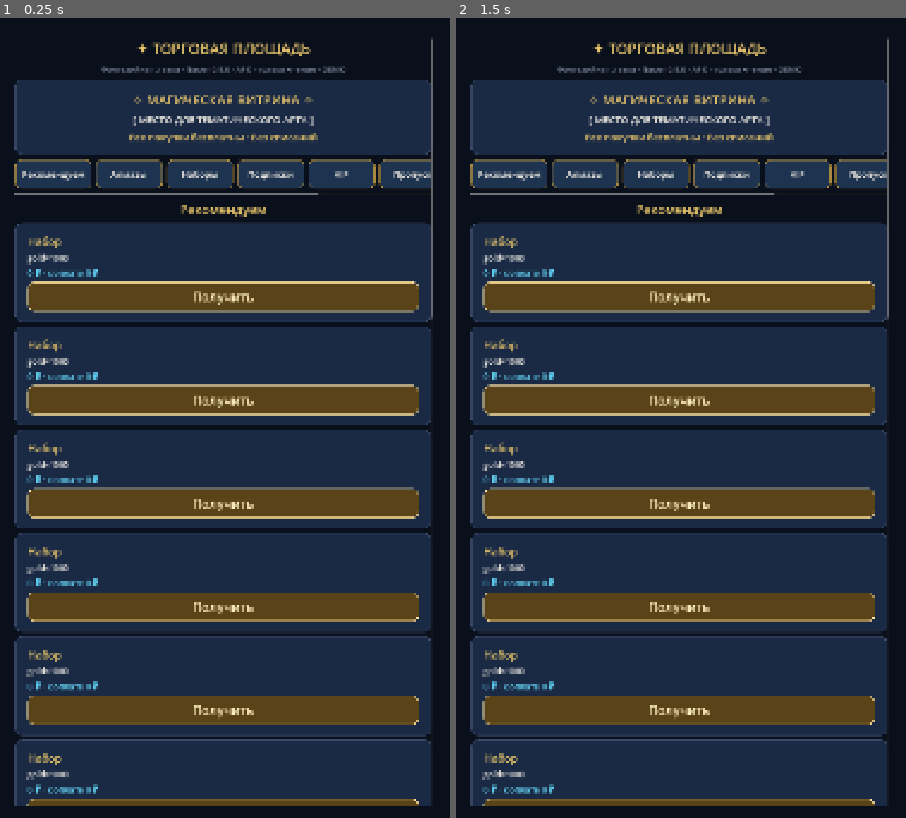
Above: before the commit, frames 1-2 (left to right).
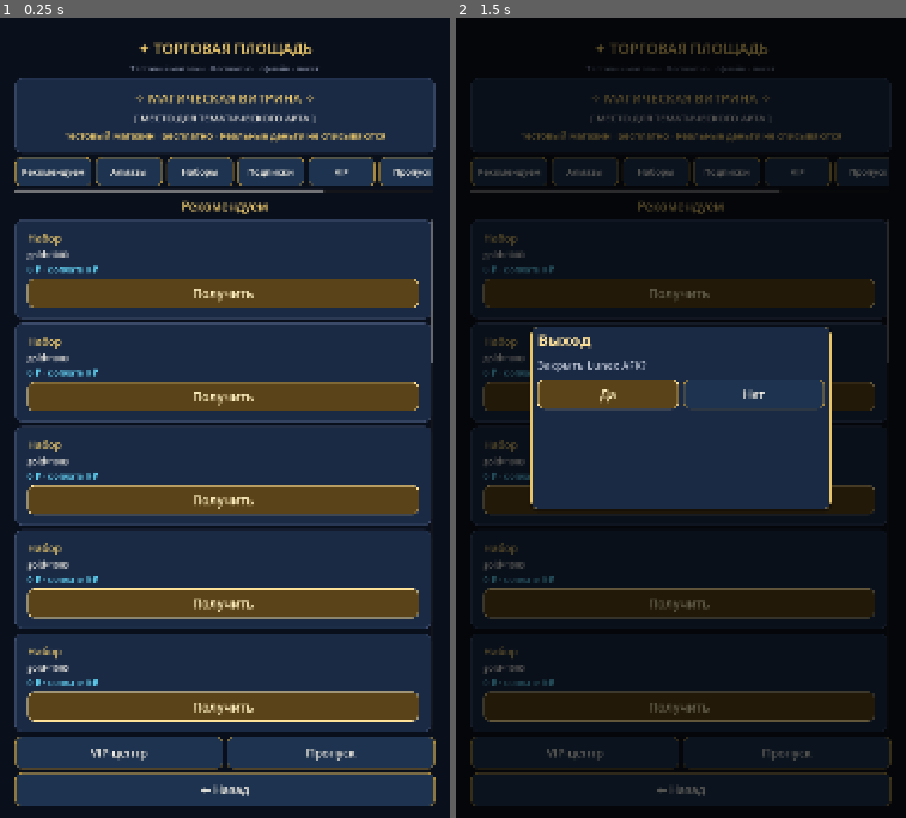
Above: after the commit, the same moments.

Repository: maillunex-lang/number5
Game: Godot game, scene res://scenes/features/shop.tscn
The game is run twice, just before and just after one commit, with the same random seed, the same clock (stepped at 60 frames per second) and the same inputs. This scene is started directly instead of the project's main scene.
Inputs (mouse positions are in pixels of both pictures, inside the frame that each line leads up to):
- Up to frame 1 (0.25 s): no input
- Up to frame 2 (1.5 s): click (681, 786) at 0.5 s, where only the run after the commit has a clickable "← Назад"; click "Рекомендуем" at 1.25 s

The runs differ from the first frame. In frame 1, 18% of the frame differs, in the area x 3-97%, y 2-99%; in frame 2, 68%.

Commit message:
Fix shop scroll and clarify VIRTUAL_FREE purchase copy
Move offer list into its own ScrollContainer so nested tabs no longer
steal vertical gestures; ShopOfferCard uses mouse_filter PASS. Replace
misleading demo wording with VIRTUAL_FREE / server vs local grant copy.

Co-authored-by: maillunex-lang <maillunex-lang@users.noreply.github.com>

Diff:
--- a/scenes/features/shop.gd
+++ b/scenes/features/shop.gd
@@ -1,21 +1,22 @@
 extends Control
-## HUB-06: chrome/banner в .tscn; ListHost — ShopOfferCard; buy API без изменений.
+## HUB-06: VIRTUAL_FREE магазин. Список в Scroll; chrome вне Scroll (скролл не едят вкладки).
 
 var _payload: Dictionary = {}
 var _busy: bool = false
 var _offers: Array = []
 var _nav_bound: bool = false
+var _online_catalog: bool = false
 
 const CATEGORIES: Array[String] = ["Рекомендуем", "Алмазы", "Наборы", "Подписки", "VIP", "Пропуск", "Косметика", "История"]
 var _selected_category: String = "Рекомендуем"
 
-@onready var _title: Label = $Safe/Scroll/VBox/Title
-@onready var _subtitle: Label = $Safe/Scroll/VBox/Subtitle
-@onready var _tabs: HBoxContainer = $Safe/Scroll/VBox/TabsScroll/TabsHost
-@onready var _category: Label = $Safe/Scroll/VBox/CategoryLabel
-@onready var _list: VBoxContainer = $Safe/Scroll/VBox/ListHost
-@onready var _links: HBoxContainer = $Safe/Scroll/VBox/LinksHost
-@onready var _back: Button = $Safe/Scroll/VBox/BackBtn
+@onready var _title: Label = $Safe/Col/Header/Title
+@onready var _subtitle: Label = $Safe/Col/Header/Subtitle
+@onready var _tabs: HBoxContainer = $Safe/Col/Header/TabsScroll/TabsHost
+@onready var _category: Label = $Safe/Col/Header/CategoryLabel
+@onready var _list: VBoxContainer = $Safe/Col/Scroll/ListHost
+@onready var _links: HBoxContainer = $Safe/Col/Footer/LinksHost
+@onready var _back: Button = $Safe/Col/Footer/BackBtn
 
 func setup(payload: Dictionary = {}) -> void:
 	_payload = payload
@@ -32,6 +33,7 @@
 			var remote: Array = data.get("offers", []) as Array
 			if not remote.is_empty():
 				_offers = remote
+				_online_catalog = true
 	_rebuild()
 
 func _bind_nav() -> void:
@@ -63,10 +65,16 @@
 		return "Алмазы"
 	return "Наборы"
 
+func _mode_label() -> String:
+	if ApiClient.online and _online_catalog:
+		return "ONLINE · VIRTUAL_FREE"
+	if ApiClient.online:
+		return "ONLINE · каталог из пакета"
+	return "офлайн · пакет"
+
 func _rebuild() -> void:
-	var mode := "ONLINE" if ApiClient.online else "DEMO"
 	_title.text = "✦ ТОРГОВАЯ ПЛОЩАДЬ"
-	_subtitle.text = "Фэнтезийная лавка · %s · %s" % [ContentPackageLoader.package_label(), mode]
+	_subtitle.text = "Тестовый магазин · Бесплатно · %s" % _mode_label()
 	_category.text = _selected_category
 
 	for child in _tabs.get_children():
@@ -91,6 +99,7 @@
 		hist.add_theme_font_size_override("font_size", 23)
 		hist.autowrap_mode = TextServer.AUTOWRAP_WORD_SMART
 		hist.size_flags_horizontal = Control.SIZE_EXPAND_FILL
+		hist.mouse_filter = Control.MOUSE_FILTER_IGNORE
 		_list.add_child(hist)
 	else:
 		var shown := 0
@@ -107,6 +116,7 @@
 			empty.text = "В этой категории пока нет предложений."
 			empty.add_theme_font_size_override("font_size", 23)
 			empty.autowrap_mode = TextServer.AUTOWRAP_WORD_SMART
+			empty.mouse_filter = Control.MOUSE_FILTER_IGNORE
 			_list.add_child(empty)
 
 func _add_offer(offer: Dictionary) -> void:
@@ -115,8 +125,9 @@
 	var grants: Array = offer.get("grants", []) as Array
 	var card: ShopOfferCard = (load("res://scenes/ui/components/shop_offer_card.tscn") as PackedScene).instantiate()
 	card.size_flags_horizontal = Control.SIZE_EXPAND_FILL
+	card.mouse_filter = Control.MOUSE_FILTER_PASS
 	card.set_offer(offer)
-	var disclaimer: String = str(ContentPackageLoader.economy.get("disclaimer", "Тестовый магазин · Без списаний"))
+	var disclaimer: String = str(ContentPackageLoader.economy.get("disclaimer", "Тестовый магазин · Бесплатно · Реальные деньги не списываются"))
 	card.buy_pressed.connect(func(_sku: String) -> void:
 		_buy(sku, title, disclaimer, grants)
 	)
@@ -126,8 +137,8 @@
 	if _busy:
 		return
 	ModalManager.push_confirm(
-		"Тестовая выдача",
-		"%s\n\n%s\nSKU: %s\nРеальные платежи отключены." % [title, disclaimer, sku],
+		"Бесплатная выдача",
+		"%s\n\n%s\nSKU: %s\nРеальные платежи отключены (VIRTUAL_FREE)." % [title, disclaimer, sku],
 		func(): _confirm_buy(sku, title, grants)
 	)
 
@@ -146,14 +157,14 @@
 					if typeof(g) == TYPE_DICTIONARY:
 						lines.append("%s ×%s" % [str(g.get("resource_id", "")), str(g.get("amount", 0))])
 				await ApiClient.sync_wallet()
-				ModalManager.push_rewards("Получено (ONLINE)", lines)
+				ModalManager.push_rewards("Получено (сервер)", lines)
 				_busy = false
 				return
-		NotificationManager.warn("Магазин online недоступен · демо")
-	var lines2: Array = ["Источник: virtual_free DEMO", "SKU %s" % sku]
+		NotificationManager.warn("Сервер магазина не ответил · локальная выдача")
+	var lines2: Array = ["Источник: локальный VIRTUAL_FREE", "SKU %s" % sku]
 	for g in grants:
 		lines2.append("%s ×%s" % [str(g.get("resource_id", "")), str(g.get("amount", 0))])
 	if lines2.size() == 2:
 		lines2.append(title)
-	ModalManager.push_rewards("Получено бесплатно (тест)", lines2)
+	ModalManager.push_rewards("Получено бесплатно", lines2)
 	_busy = false
--- a/scenes/features/shop.tscn
+++ b/scenes/features/shop.tscn
@@ -27,18 +27,16 @@
 theme_override_constants/margin_right = 36
 theme_override_constants/margin_bottom = 28
 
-[node name="Scroll" type="ScrollContainer" parent="Safe"]
+[node name="Col" type="VBoxContainer" parent="Safe"]
 layout_mode = 2
 size_flags_vertical = 3
-horizontal_scroll_mode = 0
-size_flags_horizontal = 3
-
-[node name="VBox" type="VBoxContainer" parent="Safe/Scroll"]
-layout_mode = 2
-size_flags_horizontal = 3
 theme_override_constants/separation = 12
 
-[node name="Title" type="Label" parent="Safe/Scroll/VBox"]
+[node name="Header" type="VBoxContainer" parent="Safe/Col"]
+layout_mode = 2
+theme_override_constants/separation = 10
+
+[node name="Title" type="Label" parent="Safe/Col/Header"]
 layout_mode = 2
 theme_override_colors/font_color = Color(0.909804, 0.772549, 0.415686, 1)
 theme_override_font_sizes/font_size = 35
@@ -46,7 +44,7 @@
 horizontal_alignment = 1
 autowrap_mode = 3
 
-[node name="Subtitle" type="Label" parent="Safe/Scroll/VBox"]
+[node name="Subtitle" type="Label" parent="Safe/Col/Header"]
 layout_mode = 2
 theme_override_colors/font_color = Color(0.478431, 0.517647, 0.6, 1)
 theme_override_font_sizes/font_size = 19
@@ -54,70 +52,87 @@
 horizontal_alignment = 1
 autowrap_mode = 3
 
-[node name="Banner" type="PanelContainer" parent="Safe/Scroll/VBox"]
+[node name="Banner" type="PanelContainer" parent="Safe/Col/Header"]
 layout_mode = 2
 theme_type_variation = &"GamePanel"
+mouse_filter = 2
 
-[node name="BannerPad" type="MarginContainer" parent="Safe/Scroll/VBox/Banner"]
+[node name="BannerPad" type="MarginContainer" parent="Safe/Col/Header/Banner"]
 layout_mode = 2
 theme_override_constants/margin_left = 14
 theme_override_constants/margin_top = 12
 theme_override_constants/margin_right = 14
 theme_override_constants/margin_bottom = 12
+mouse_filter = 2
 
-[node name="BannerBox" type="VBoxContainer" parent="Safe/Scroll/VBox/Banner/BannerPad"]
+[node name="BannerBox" type="VBoxContainer" parent="Safe/Col/Header/Banner/BannerPad"]
 layout_mode = 2
 theme_override_constants/separation = 10
+mouse_filter = 2
 
-[node name="BannerTitle" type="Label" parent="Safe/Scroll/VBox/Banner/BannerPad/BannerBox"]
+[node name="BannerTitle" type="Label" parent="Safe/Col/Header/Banner/BannerPad/BannerBox"]
 layout_mode = 2
 theme_override_colors/font_color = Color(0.909804, 0.772549, 0.415686, 1)
 theme_override_font_sizes/font_size = 31
 text = "✧ МАГИЧЕСКАЯ ВИТРИНА ✧"
 horizontal_alignment = 1
 autowrap_mode = 3
+mouse_filter = 2
 
-[node name="BannerArt" type="Label" parent="Safe/Scroll/VBox/Banner/BannerPad/BannerBox"]
+[node name="BannerArt" type="Label" parent="Safe/Col/Header/Banner/BannerPad/BannerBox"]
 layout_mode = 2
 theme_override_font_sizes/font_size = 23
 text = "[ МЕСТО ДЛЯ ТЕМАТИЧЕСКОГО АРТА ]"
 horizontal_alignment = 1
 autowrap_mode = 3
+mouse_filter = 2
 
-[node name="BannerNote" type="Label" parent="Safe/Scroll/VBox/Banner/BannerPad/BannerBox"]
+[node name="BannerNote" type="Label" parent="Safe/Col/Header/Banner/BannerPad/BannerBox"]
 layout_mode = 2
 theme_override_colors/font_color = Color(0.909804, 0.772549, 0.415686, 1)
 theme_override_font_sizes/font_size = 23
-text = "Все покупки бесплатны · Без списаний"
+text = "Тестовый магазин · Бесплатно · Реальные деньги не списываются"
 horizontal_alignment = 1
 autowrap_mode = 3
+mouse_filter = 2
 
-[node name="TabsScroll" type="ScrollContainer" parent="Safe/Scroll/VBox"]
+[node name="TabsScroll" type="ScrollContainer" parent="Safe/Col/Header"]
 custom_minimum_size = Vector2(0, 86)
 layout_mode = 2
 vertical_scroll_mode = 0
 
-[node name="TabsHost" type="HBoxContainer" parent="Safe/Scroll/VBox/TabsScroll"]
+[node name="TabsHost" type="HBoxContainer" parent="Safe/Col/Header/TabsScroll"]
 layout_mode = 2
 theme_override_constants/separation = 10
 
-[node name="CategoryLabel" type="Label" parent="Safe/Scroll/VBox"]
+[node name="CategoryLabel" type="Label" parent="Safe/Col/Header"]
 layout_mode = 2
 theme_override_colors/font_color = Color(0.909804, 0.772549, 0.415686, 1)
 theme_override_font_sizes/font_size = 30
 text = "Рекомендуем"
 horizontal_alignment = 1
+mouse_filter = 2
 
-[node name="ListHost" type="VBoxContainer" parent="Safe/Scroll/VBox"]
+[node name="Scroll" type="ScrollContainer" parent="Safe/Col"]
+layout_mode = 2
+size_flags_vertical = 3
+size_flags_horizontal = 3
+horizontal_scroll_mode = 0
+
+[node name="ListHost" type="VBoxContainer" parent="Safe/Col/Scroll"]
 layout_mode = 2
 size_flags_horizontal = 3
 theme_override_constants/separation = 10
 
-[node name="LinksHost" type="HBoxContainer" parent="Safe/Scroll/VBox"]
+[node name="Footer" type="VBoxContainer" parent="Safe/Col"]
 layout_mode = 2
 theme_override_constants/separation = 10
 
-[node name="BackBtn" type="Button" parent="Safe/Scroll/VBox"]
+[node name="LinksHost" type="HBoxContainer" parent="Safe/Col/Footer"]
+layout_mode = 2
+theme_override_constants/separation = 10
+
+[node name="BackBtn" type="Button" parent="Safe/Col/Footer"]
 custom_minimum_size = Vector2(0, 80)
 layout_mode = 2
 theme_type_variation = &"GameButton"
--- a/scenes/ui/components/shop_offer_card.tscn
+++ b/scenes/ui/components/shop_offer_card.tscn
@@ -4,10 +4,12 @@
 
 [node name="ShopOfferCard" type="PanelContainer"]
 theme_type_variation = &"GamePanel"
+mouse_filter = 1
 script = ExtResource("1")
 
 [node name="Pad" type="MarginContainer" parent="."]
 layout_mode = 2
+mouse_filter = 1
 theme_override_constants/margin_left = 14
 theme_override_constants/margin_top = 12
 theme_override_constants/margin_right = 14
@@ -15,10 +17,12 @@
 
 [node name="Col" type="VBoxContainer" parent="Pad"]
 layout_mode = 2
+mouse_filter = 1
 theme_override_constants/separation = 8
 
 [node name="Title" type="Label" parent="Pad/Col"]
 layout_mode = 2
+mouse_filter = 2
 theme_override_colors/font_color = Color(0.909804, 0.772549, 0.415686, 1)
 theme_override_font_sizes/font_size = 26
 text = "Набор"
@@ -26,12 +30,14 @@
 
 [node name="Desc" type="Label" parent="Pad/Col"]
 layout_mode = 2
+mouse_filter = 2
 theme_override_font_sizes/font_size = 20
 text = "gold×1000"
 autowrap_mode = 3
 
 [node name="Price" type="Label" parent="Pad/Col"]
 layout_mode = 2
+mouse_filter = 2
 theme_override_colors/font_color = Color(0.369, 0.784, 0.91, 1)
 theme_override_font_sizes/font_size = 20
 text = "0 ₽ · к оплате 0 ₽"
--- a/scripts/ui/components/shop_offer_card.gd
+++ b/scripts/ui/components/shop_offer_card.gd
@@ -26,6 +26,8 @@
 
 func _ready() -> void:
 	theme_type_variation = &"GamePanel"
+	# PASS: жест прокрутки списка не съедается карточкой (только BuyBtn ловит тап).
+	mouse_filter = Control.MOUSE_FILTER_PASS
 	if Engine.is_editor_hint():
 		if _title:
 			_title.text = title_text
Not shown, changed: docs/AI_HANDOFF.md
Not shown, changed: docs/STATUS.md
